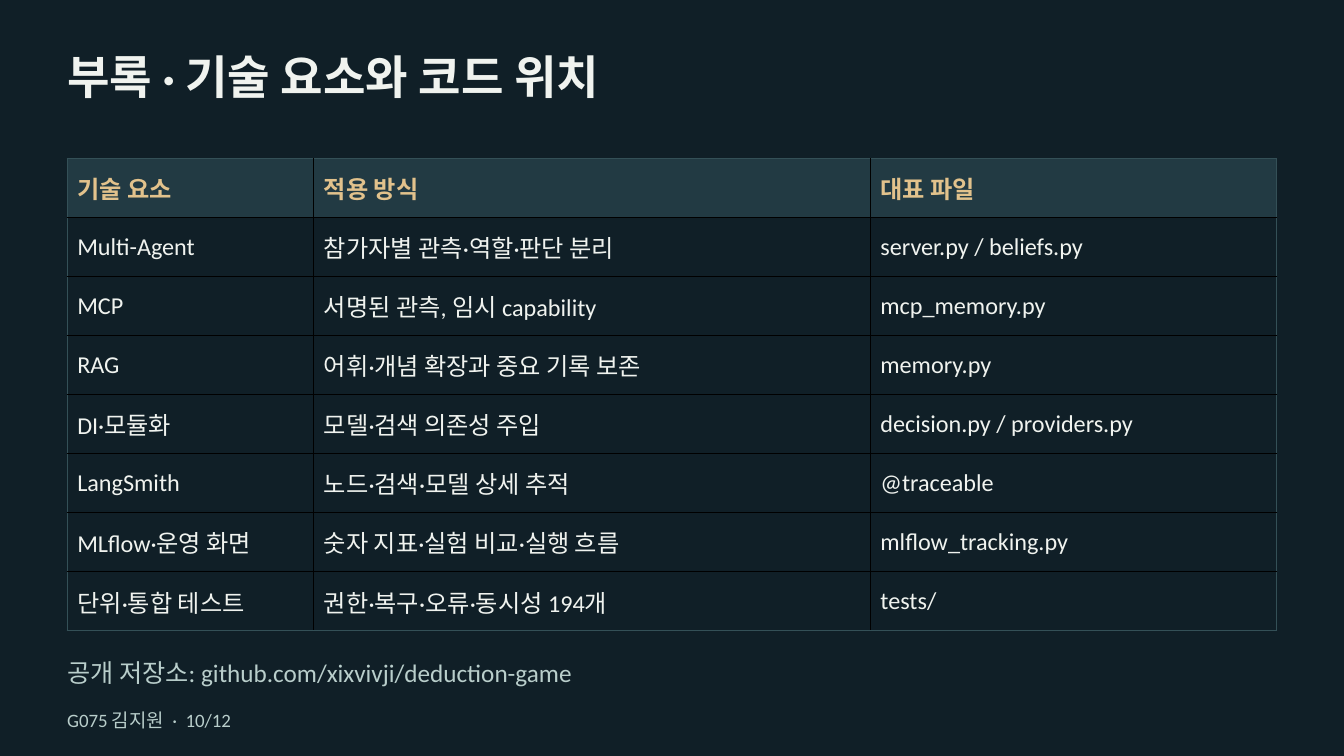
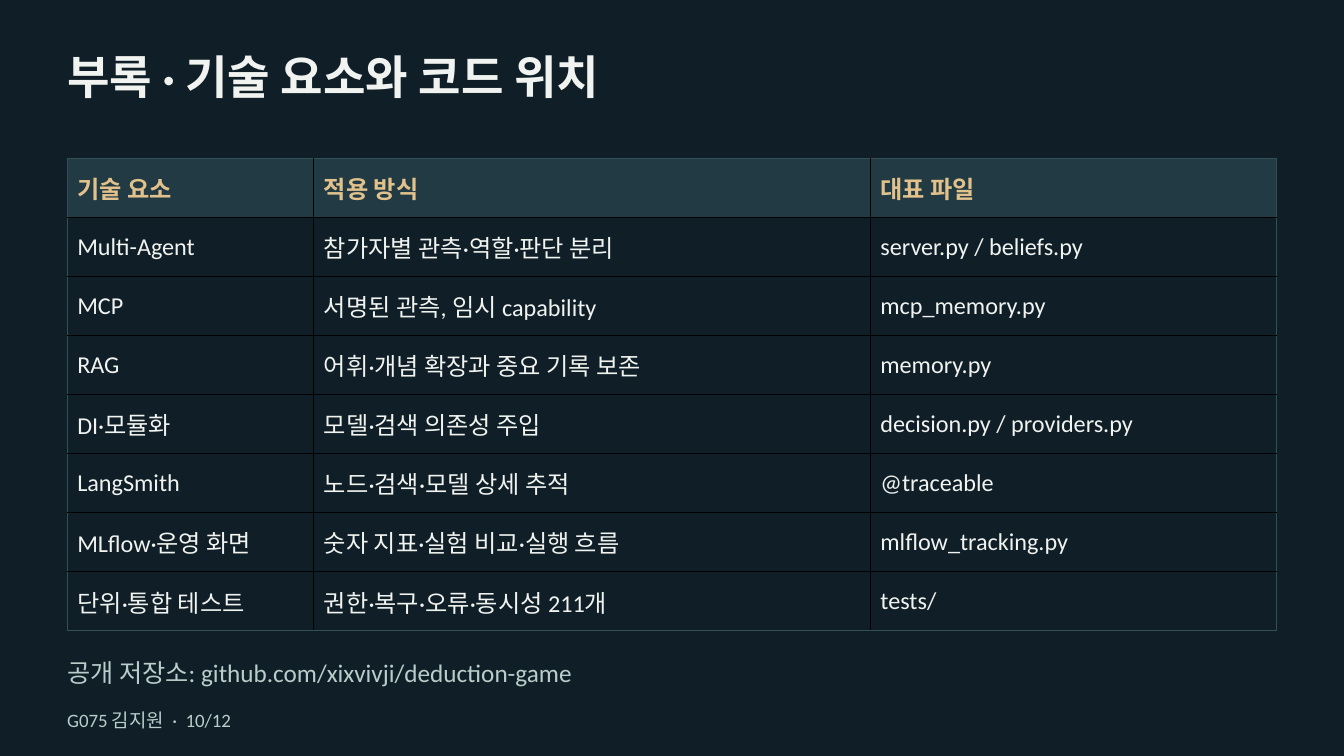
Before and after one commit to xixvivji/deduction-game, a slide deck: slide 10 of docs/presentation/G075_김지원_밤의증언_AI운영개선.pptx. Drawn at 1344x756 pixels with LibreOffice and Linux fonts; fonts in the diff are those of the drawing. Boxes give left, top, right and bottom in pixels: in the first picture for what was removed or moved away, otherwise in the second. Text is boxed around its words. In the diff, an @@ line names an element or a change of style, - is before the commit and + after.

```diff
--- a/docs/presentation/G075_김지원_밤의증언_AI운영개선.pptx
+++ b/docs/presentation/G075_김지원_밤의증언_AI운영개선.pptx
@@ table at bbox=[68, 158, 1277, 631] @@
-row 8, column 2: 권한·복구·오류·동시성 194개
+row 8, column 2: 권한·복구·오류·동시성 211개
```
Also in this commit, not shown: 2 other slides changed, 6 other files.
